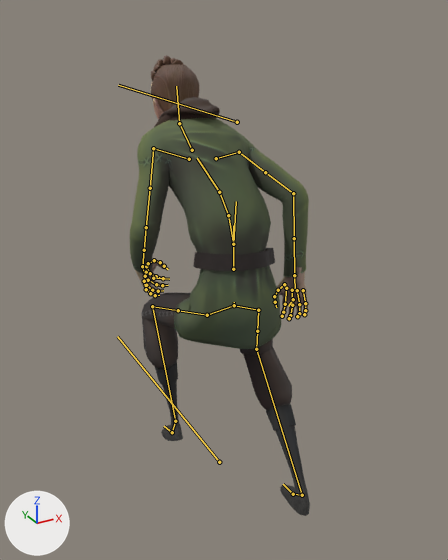
The FBX model 0_Final Exports/Player Character/ThirdPerson/anim_PlayCh_CrouchTurn_L.fbx: old version first, new version second.
Rendered twice from a camera (50 mm lens) standing at (-0.876, -1.624, 1.548) and looking at (0.023, 0.009, 0.731). Every picture has the same lights, and +X, +Y and +Z are marked at lower left. Both versions are drawn at frame 2 of the action 'Scene'; the numbers are the values there. The bones that bend it are drawn over the model as lines.

In view in the first picture: 'mc_body.001', 'mc_clothing.003', 'mc_clothing.004'.
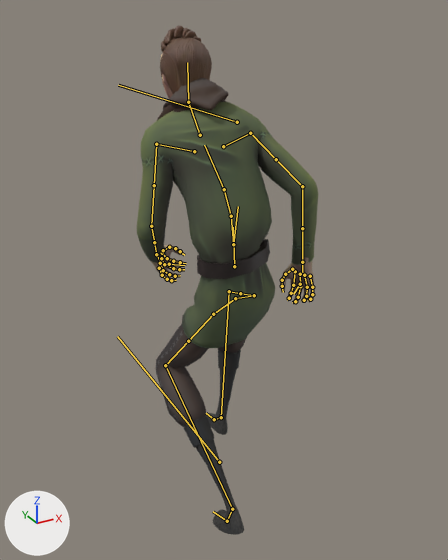
What the commit changed:
Bone 'CTRL_COG.001' (bone_ctrl_cog_001) turns from (-14, 0, 0) to (0, 0, 0) degrees about its own x, y and z.
Bone 'CTRL_Hips.001' (bone_ctrl_hips_001) turns from (3, -11, -3) to (3, 10, 3) degrees about its own x, y and z.
Bone 'DEF_thigh.L.001' (bone_def_thigh_l_001) turns from (-85, -20, 4) to (-34, 8, -23) degrees about its own x, y and z.
Bone 'DEF_Shin.L.001' (bone_def_shin_l_001) turns from (66, -9, 14) to (74, -11, 14) degrees about its own x, y and z.
Bone 'DEF_foot.L.001' (bone_def_foot_l_001) turns from (38, 7, -8) to (-12, -4, 1) degrees about its own x, y and z.
Bone 'DEF_thigh.R.001' (bone_def_thigh_r_001) turns from (-47, -5, 20) to (-64, 17, 1) degrees about its own x, y and z.
Bone 'DEF_Shin.R.001' (bone_def_shin_r_001) turns from (69, 10, -14) to (67, 9, -14) degrees about its own x, y and z.
Bone 'DEF_foot.R.001' (bone_def_foot_r_001) turns from (-37, 5, -1) to (1, -5, 7) degrees about its own x, y and z.
Bone 'DEF_Spine.002' (bone_def_spine_002) turns from (-35, 0, -2) to (-22, 0, 1) degrees about its own x, y and z.
Bone 'DEF_Spine.003' (bone_def_spine_003) turns from (-19, 0, 1) to (-19, 0, -1) degrees about its own x, y and z.
Bone 'DEF_Spine.004' (bone_def_spine_004) turns from (-11, 5, -1) to (-11, -5, 1) degrees about its own x, y and z.
Bone 'DEF_Head.001' (bone_def_head_001) turns from (48, -3, 0) to (48, 3, 0) degrees about its own x, y and z.
Bone 'DEF_Bicep.L.001' (bone_def_bicep_l_001) turns from (-37, 6, 42) to (-36, 7, 43) degrees about its own x, y and z.
Bone 'DEF_ForeArm.L.001' (bone_def_forearm_l_001) turns from (-42, 0, 0) to (-35, 0, 0) degrees about its own x, y and z.
Bone 'DEF_Bicep.R.001' (bone_def_bicep_r_001) turns from (4, 3, -53) to (3, 3, -52) degrees about its own x, y and z.
Bone 'DEF_ForeArm.R.001' (bone_def_forearm_r_001) turns from (-30, 0, 0) to (-29, 0, 0) degrees about its own x, y and z.

Boxes [x1, y1, x2, y2] around the edits, measured in the pictures (448 x 560 px):
'mc_clothing.003', posed (7% taller): before [130, 97, 309, 349]; after [137, 78, 318, 348]
'mc_clothing.004', posed: before [142, 293, 310, 516]; after [156, 324, 247, 535]
'mc_body.001', posed: before [135, 55, 308, 320]; after [151, 26, 315, 304]
bone 'CTRL_Hips.001', root to tip: before (233, 244) to (236, 201); after (233, 244) to (238, 206)
bone 'DEF_thigh.L.001', root to tip: before (207, 315) to (178, 310); after (213, 314) to (188, 341)
bone 'DEF_Shin.L.001', root to tip: before (152, 306) to (175, 421); after (165, 365) to (232, 509)
bone 'DEF_foot.L.001', root to tip: before (175, 421) to (172, 432); after (232, 509) to (227, 521)
bone 'DEF_thigh.R.001', root to tip: before (258, 310) to (257, 331); after (254, 295) to (240, 293)
bone 'DEF_Shin.R.001', root to tip: before (256, 349) to (302, 495); after (229, 291) to (221, 417)
bone 'DEF_foot.R.001', root to tip: before (302, 495) to (293, 494); after (221, 417) to (214, 419)
bone 'DEF_Spine.002', root to tip: before (233, 244) to (228, 215); after (233, 244) to (231, 216)
bone 'DEF_Spine.003', root to tip: before (228, 215) to (219, 192); after (231, 216) to (224, 189)
bone 'DEF_Spine.004', root to tip: before (219, 192) to (197, 158); after (224, 189) to (204, 145)
bone 'DEF_Head.001', root to tip: before (179, 123) to (176, 86); after (188, 102) to (187, 62)
bone 'DEF_Bicep.L.001', root to tip: before (153, 148) to (150, 188); after (156, 144) to (154, 185)
bone 'DEF_ForeArm.L.001', root to tip: before (146, 227) to (144, 250); after (151, 226) to (154, 242)
bone 'DEF_Bicep.R.001', root to tip: before (239, 152) to (265, 172); after (250, 133) to (276, 159)
bone 'DEF_ForeArm.R.001', root to tip: before (293, 193) to (294, 238); after (302, 186) to (302, 228)
